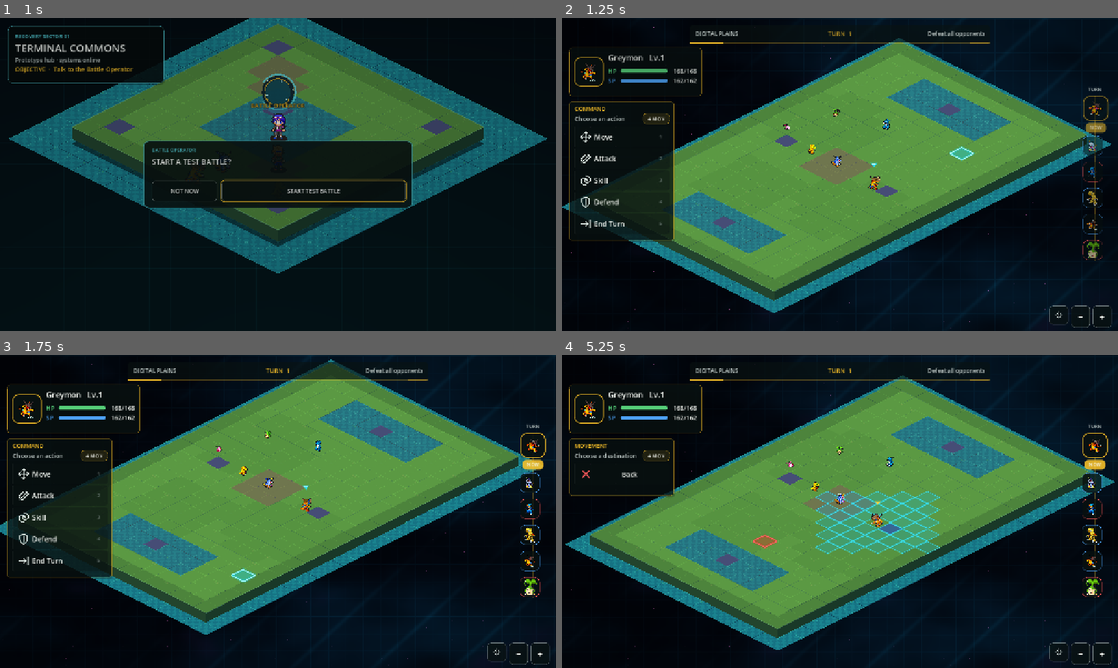
Above: before the commit, frames 1-4 (two rows, left to right).
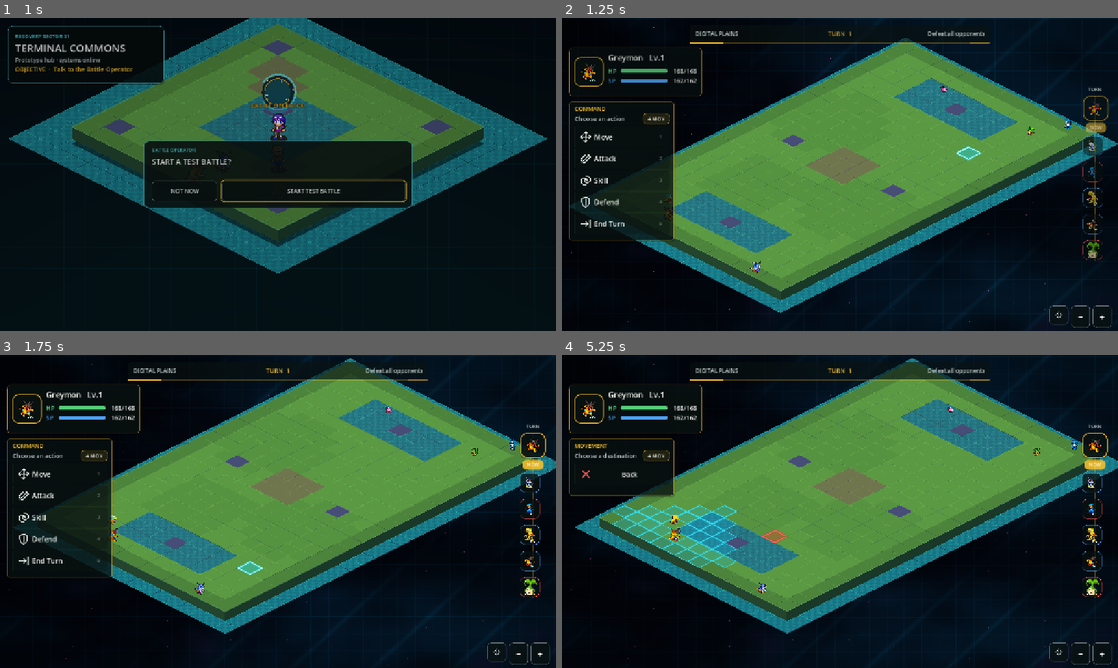
Above: after the commit, the same moments.

Repository: EwertonMendes/DigiGame
Game: Godot game, scene res://scenes/world/hub.tscn
Same seed, same stepped clock (60 frames per second), same inputs: the game is played once before the commit and once after it.
Inputs (mouse positions are in pixels of both pictures, inside the frame that each line leads up to):
- Up to frame 1 (1 s): tap Enter (ui_accept) at 0.5, 0.77 s; move the mouse to (400, 158) at 0.52 s; hold Right (ui_right) from 0.53 s (still down); tap Mouse wheel down (wheel_down) at 0.6 s; click (400, 158) at 0.67 s
- Up to frame 2 (1.25 s): keep holding Right (ui_right)
- Up to frame 3 (1.75 s): release Right (ui_right) at 1.25 s; drag from (166, 527) to (250, 574) at 1.27 s
- Up to frame 4 (5.25 s): move the mouse to (895, 442) at 2.02 s; hold Right (ui_right) 2.03-2.75 s; tap Backspace at 2.1 s; click "Move" at 2.75 s; click "NOW" at 3.5 s; click (1090, 483) at 4.27 s; drag from (812, 574) to (673, 464) at 5.02 s

Frame 1 is identical in both runs. In frame 2, 7.5% of the frame differs, in the area x 0-100%, y 6-95%; in frame 3, 15%; in frame 4, 28%, in the area x 0-100%, y 1-95%.

Commit message:
Randomize battle deployment zones

Diff:
--- a/src/battle/CombatDigimonRuntimeController.gd
+++ b/src/battle/CombatDigimonRuntimeController.gd
@@ -1,4 +1,118 @@
 extends "res://src/DigimonRuntimeController.gd"
+
+const SPAWN_ZONE_DEPTH := 5
+
+var _spawn_rng := RandomNumberGenerator.new()
+
+
+func _ready() -> void:
+	_spawn_rng.randomize()
+	super._ready()
+
+
+func _spawn_demo_rosters() -> void:
+	var field := get_node_or_null("../Blocks") as Node2D
+	if field == null or not field.has_method("grid_to_world"):
+		super._spawn_demo_rosters()
+		_prepare_existing_actors_for_intro()
+		return
+
+	var player_candidates := _spawn_zone_candidates(field, true)
+	var enemy_candidates := _spawn_zone_candidates(field, false)
+	_shuffle_grids(player_candidates)
+	_shuffle_grids(enemy_candidates)
+
+	for descriptor in PLAYER_ROSTER:
+		var species_name := String(descriptor.get("species", ""))
+		var level := int(descriptor.get("level", 1))
+		var scan := int(descriptor.get("scan", 100))
+		var instance: DigimonInstance = _factory.create_player_by_name(species_name, level, scan)
+		var actor := _spawn_instance_in_zone(instance, true, player_candidates, field)
+		_prepare_actor_for_intro(actor, field)
+
+	for descriptor in ENEMY_ENCOUNTER:
+		var species_name := String(descriptor.get("species", ""))
+		var min_level := int(descriptor.get("level_min", 1))
+		var max_level := maxi(min_level, int(descriptor.get("level_max", min_level)))
+		var level := _encounter_rng.randi_range(min_level, max_level)
+		var profile := String(descriptor.get("profile", "wild"))
+		var instance: DigimonInstance = _factory.create_enemy_by_name(species_name, level, profile)
+		var actor := _spawn_instance_in_zone(instance, false, enemy_candidates, field)
+		_prepare_actor_for_intro(actor, field)
+
+
+func _spawn_instance_in_zone(instance: DigimonInstance, player_controlled: bool, candidates: Array[Vector2i], field: Node2D) -> CharacterBody2D:
+	if instance == null:
+		return null
+	var initial_world := Vector2i.ZERO
+	if not candidates.is_empty():
+		var grid: Vector2i = candidates.pop_back()
+		initial_world = Vector2i(field.call("grid_to_world", grid))
+		print("[BattleSpawn] team=%s grid=%s" % ["player" if player_controlled else "enemy", grid])
+	return _instantiate_actor(instance, player_controlled, initial_world)
+
+
+func _spawn_zone_candidates(field: Node2D, player_side: bool) -> Array[Vector2i]:
+	var result: Array[Vector2i] = []
+	var map_data_variant = field.get("tile_map_data")
+	if not map_data_variant is Dictionary:
+		return result
+	var map_data: Dictionary = map_data_variant
+	if map_data.is_empty():
+		return result
+
+	var min_y := 1_000_000
+	var max_y := -1_000_000
+	for key in map_data.keys():
+		if not key is Vector2i:
+			continue
+		var grid := Vector2i(key)
+		min_y = mini(min_y, grid.y)
+		max_y = maxi(max_y, grid.y)
+
+	var blocked_variant = field.get("_static_blocked_tiles")
+	var blocked: Dictionary = blocked_variant if blocked_variant is Dictionary else {}
+	var threshold_min := max_y - SPAWN_ZONE_DEPTH + 1 if player_side else min_y
+	var threshold_max := max_y if player_side else min_y + SPAWN_ZONE_DEPTH - 1
+
+	for key in map_data.keys():
+		if not key is Vector2i:
+			continue
+		var grid := Vector2i(key)
+		if grid.y < threshold_min or grid.y > threshold_max:
+			continue
+		if blocked.has(grid):
+			continue
+		result.append(grid)
+	return result
+
+
+func _shuffle_grids(grids: Array[Vector2i]) -> void:
+	for index in range(grids.size() - 1, 0, -1):
+		var swap_index := _spawn_rng.randi_range(0, index)
+		if swap_index == index:
+			continue
+		var value := grids[index]
+		grids[index] = grids[swap_index]
+		grids[swap_index] = value
+
+
+func _prepare_actor_for_intro(actor: CharacterBody2D, field: Node2D) -> void:
+	if actor == null:
+		return
+	if actor.has_method("face_toward_world_position"):
+		actor.call("face_toward_world_position", field.to_global(Vector2.ZERO))
+	if actor.has_method("prepare_battle_spawn"):
+		actor.call("prepare_battle_spawn")
+
+
+func _prepare_existing_actors_for_intro() -> void:
+	var field := get_node_or_null("../Blocks") as Node2D
+	if field == null:
+		return
+	for actor: Node in get_battle_digimons():
+		if actor is CharacterBody2D:
+			_prepare_actor_for_intro(actor as CharacterBody2D, field)
 
 
 func get_digimon_at_tile(tile_world_position: Vector2, ignored_digimon: Node = null) -> Node:
